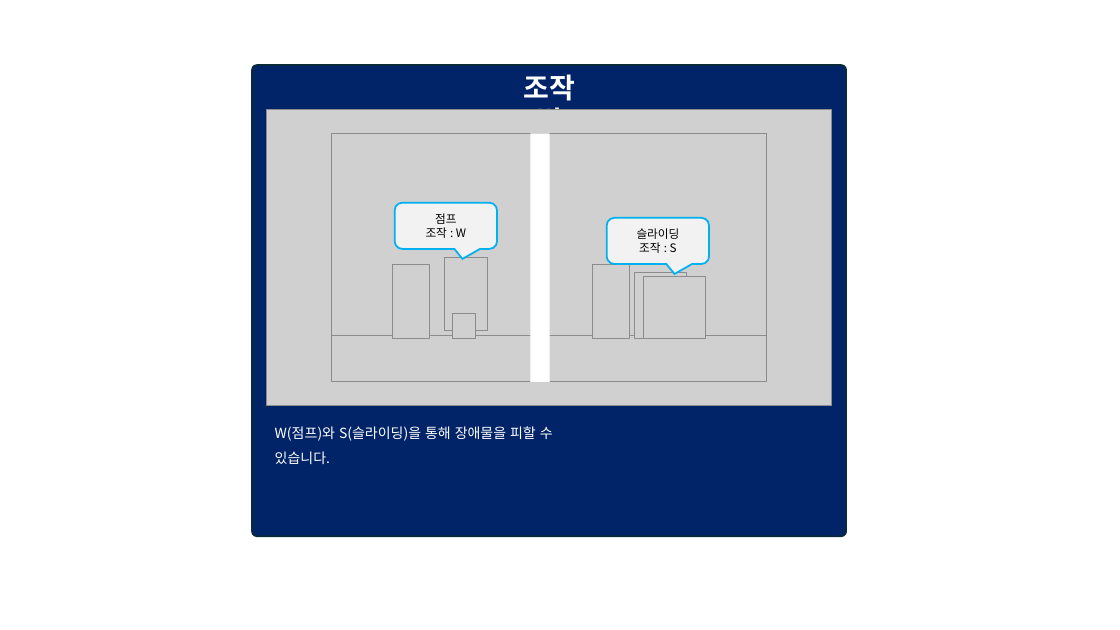
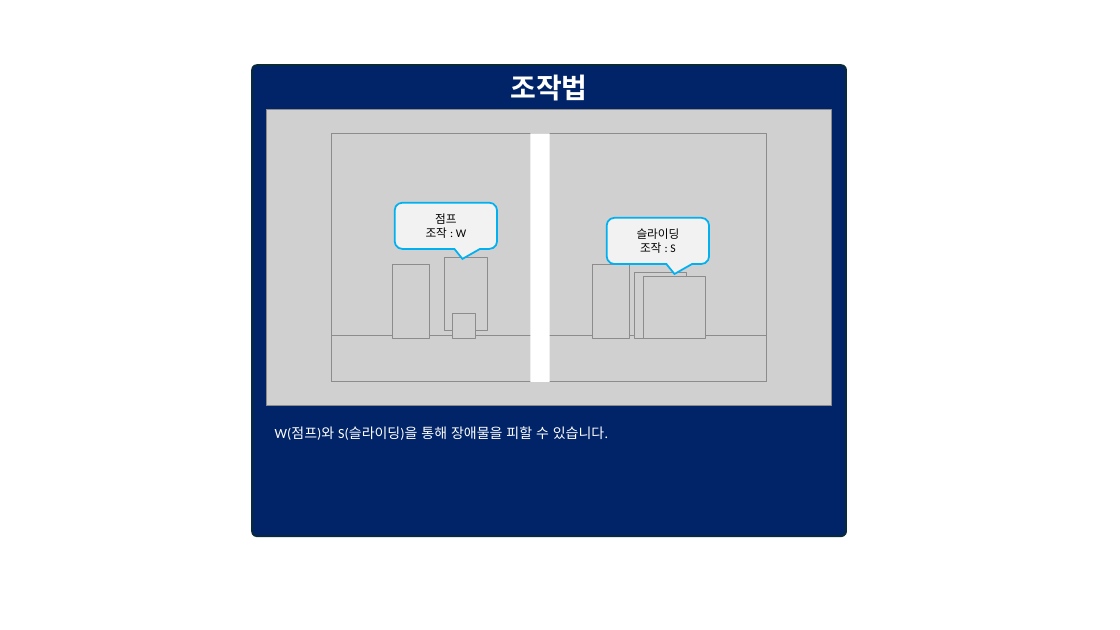
Before and after one commit to weariness00/Mandle_10Minute_Game, a slide deck: slide 34 of document/UI.pptx. Drawn at 1120x630 pixels with LibreOffice and Linux fonts; fonts in the diff are those of the drawing; grey boxes stand for pictures. Boxes give left, top, right and bottom in pixels: in the first picture for what was removed or moved away, otherwise in the second. Text is boxed around its words. In the diff, an @@ line names an element or a change of style, - is before the commit and + after.

```diff
--- a/document/UI.pptx
+++ b/document/UI.pptx
@@ text "조작법" moved from (x1=523, y1=74, x2=575, y2=139) to (x1=510, y1=74, x2=587, y2=101) @@
@@ font Noto Sans CJK KR to Calibri in 4 elements at (x1=395, y1=202, x2=497, y2=249), (x1=607, y1=218, x2=709, y2=264), (x1=510, y1=74, x2=587, y2=101), (x1=275, y1=426, x2=608, y2=440) @@
```
Also in this commit, not shown: 2 other slides changed, 3 other files.
